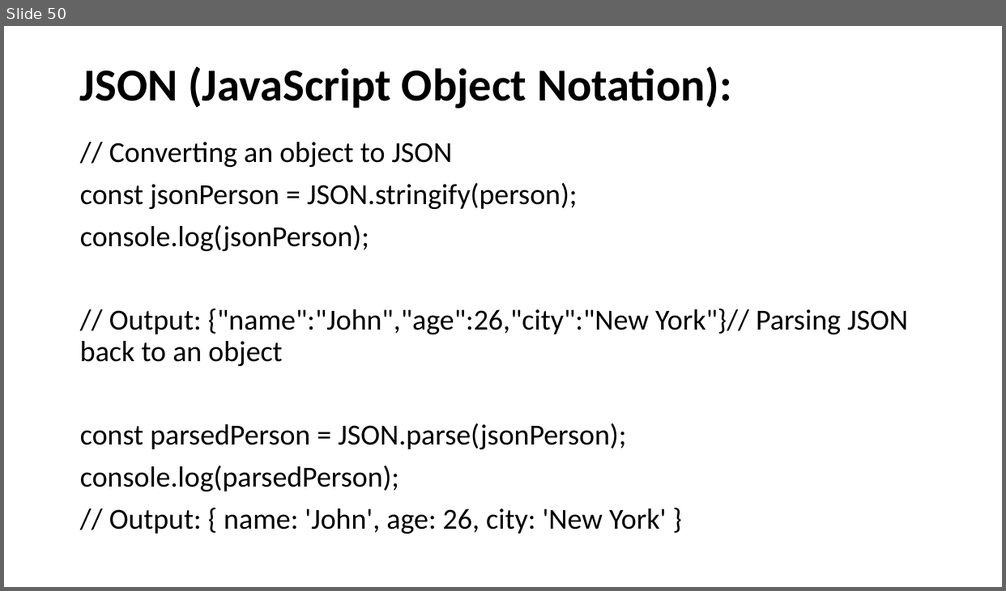
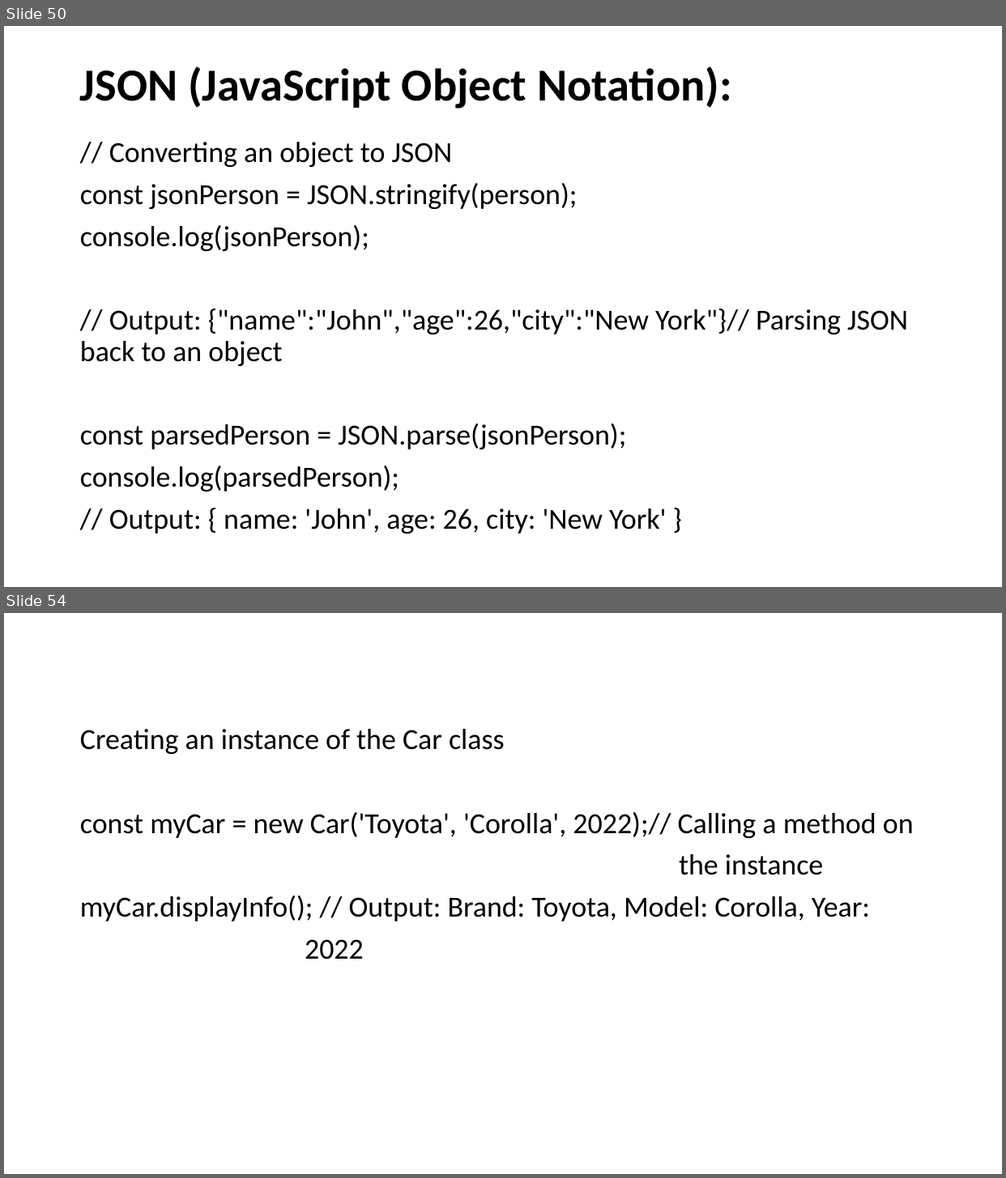
Before and after one commit to SethLK/JavaScript-Wizard-Course-for-Beginners, a slide deck: JavaScript Master Course for Beginners.pptx. Shown one above the other, each under a label of ours: slide 50 before the commit, slides 50 and 54 after it; the slides between them are not shown. The pictures are 1006x591 and 1006x1178 pixels, drawn with LibreOffice and Linux fonts; fonts in the diff are those of the drawing. Boxes give left, top, right and bottom in pixels: in the first picture for what was removed or moved away, otherwise in the second. Text is boxed around its words. In the diff, an @@ line names an element or a change of style, - is before the commit and + after.

```diff
--- a/JavaScript Master Course for Beginners.pptx
+++ b/JavaScript Master Course for Beginners.pptx
@@ slide 54 added at [4,613,1002,1174], background #FFFFFF @@
@@ text added at [80,729,914,960], 28 pt, text #000000 @@
+Creating an instance of the Car class
+const myCar = new Car('Toyota', 'Corolla', 2022);// Calling a method on
+the instance
+myCar.displayInfo(); // Output: Brand: Toyota, Model: Corolla, Year:
+2022
```
Also in this commit, not shown: 7 other slides added.
